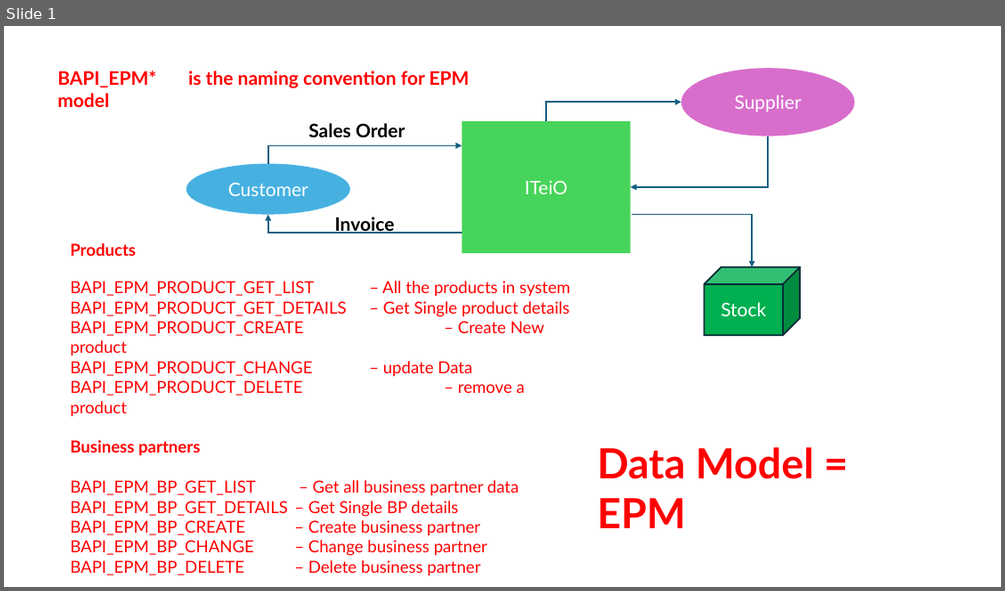
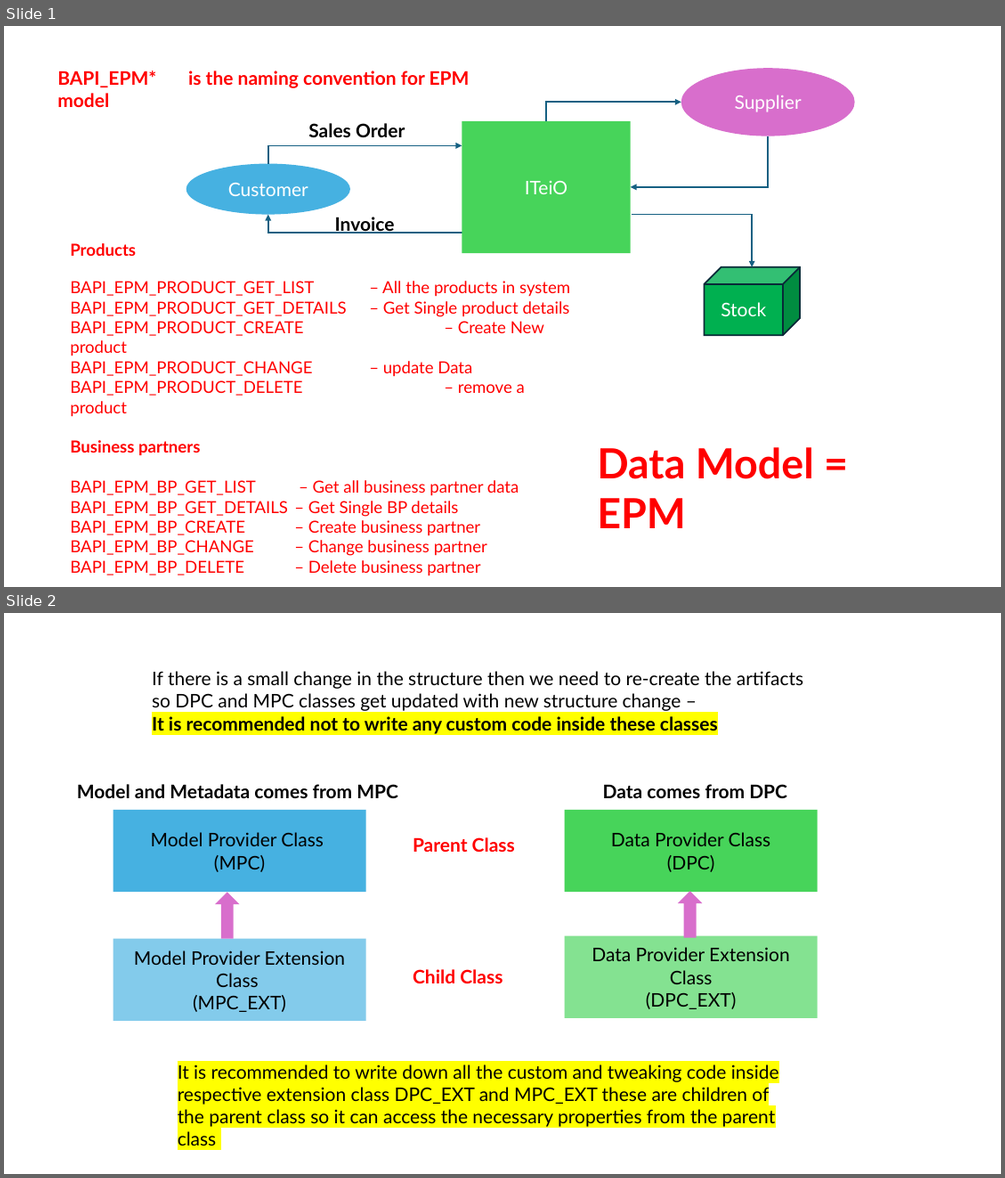
Before and after one commit to Octavius-Dante/Arthelais, a slide deck: ex_28/epm-data-model.pptx. Shown one above the other, each under a label of ours: slide 1 before the commit, slides 1 and 2 after it. The pictures are 1005x591 and 1005x1178 pixels, drawn with LibreOffice and Linux fonts; fonts in the diff are those of the drawing. Boxes give left, top, right and bottom in pixels: in the first picture for what was removed or moved away, otherwise in the second. Text is boxed around its words. In the diff, an @@ line names an element or a change of style, - is before the commit and + after.

```diff
--- a/ex_28/epm-data-model.pptx
+++ b/ex_28/epm-data-model.pptx
@@ slide 2 added at bbox=[4, 613, 1001, 1174], background #FFFFFF @@
@@ text added at bbox=[152, 671, 803, 734], 18 pt, text #000000 @@
+If there is a small change in the structure then we need to re-create the artifacts so DPC and MPC classes get updated with new structure change –
+It is recommended not to write any custom code inside these classes
@@ group added at bbox=[77, 784, 817, 1021]: 4 rectangles, 4 texts, 2 up arrows @@
+Model Provider Class
+(MPC)
+Data Provider Class
+(DPC)
+Model Provider Extension Class
+(MPC_EXT)
+Data Provider Extension Class
+(DPC_EXT)
+Parent Class
+Child Class
+Model and Metadata comes from MPC
+Data comes from DPC
@@ text added at bbox=[178, 1064, 779, 1127], 18 pt, text #000000 @@
+It is recommended to write down all the custom and tweaking code inside respective extension class DPC_EXT and MPC_EXT these are children of the parent class so it can access the necessary properties from the parent class
```
Also in this commit, not shown: 2 other files.
